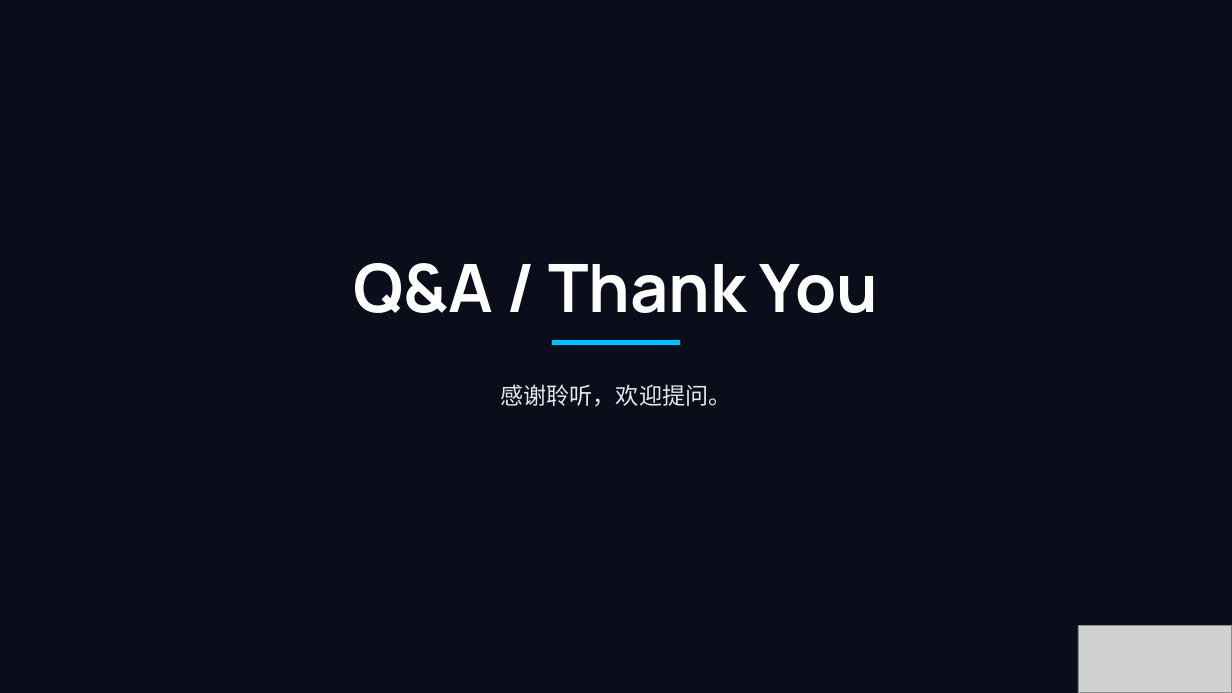
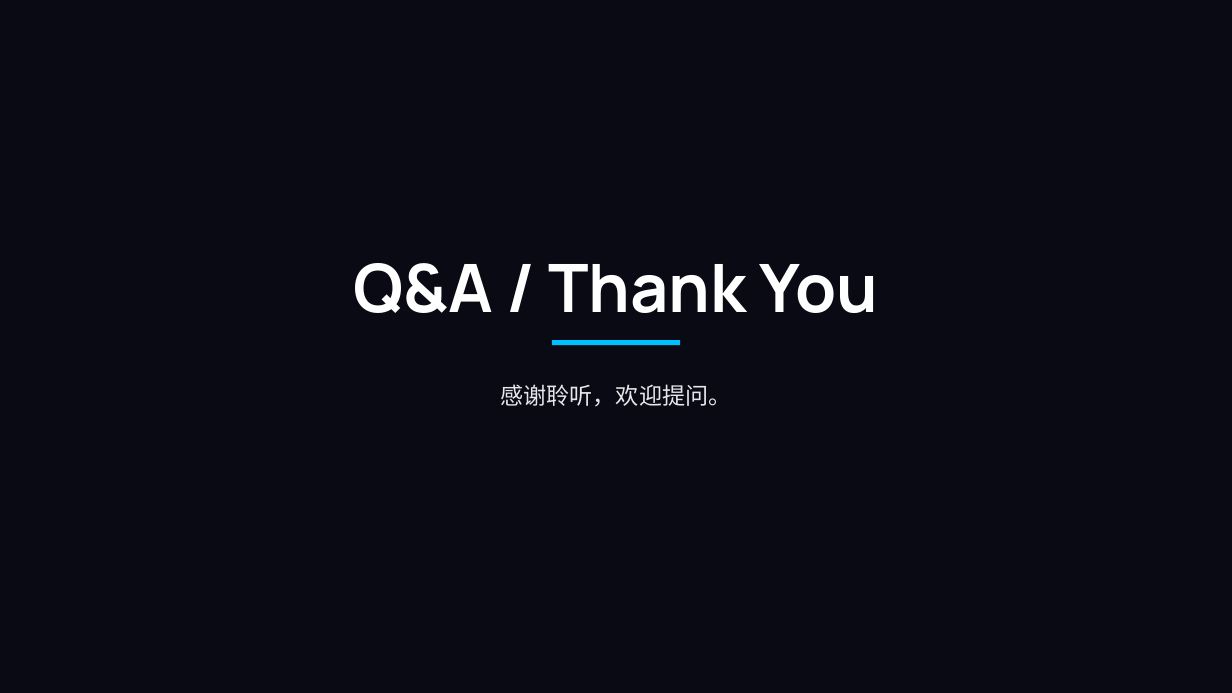
Before and after one commit to muff-cn/HuiyunAI, a slide deck: slide 11 of HuiyunAI-presentation.pptx (slide 13 before the commit). Drawn at 1232x693 pixels with LibreOffice and Linux fonts; fonts in the diff are those of the drawing; grey boxes stand for pictures; background and template pictures are left out. Boxes give left, top, right and bottom in pixels: in the first picture for what was removed or moved away, otherwise in the second. Text is boxed around its words. In the diff, an @@ line names an element or a change of style, - is before the commit and + after.

```diff
--- a/HuiyunAI-presentation.pptx
+++ b/HuiyunAI-presentation.pptx
@@ rounded rectangle removed at (0, 0, 1232, 693) @@
@@ picture removed at (1079, 626, 1232, 693) @@
```
Also in this commit, not shown: 8 other slides changed, 2 slides removed, 3 other files.
